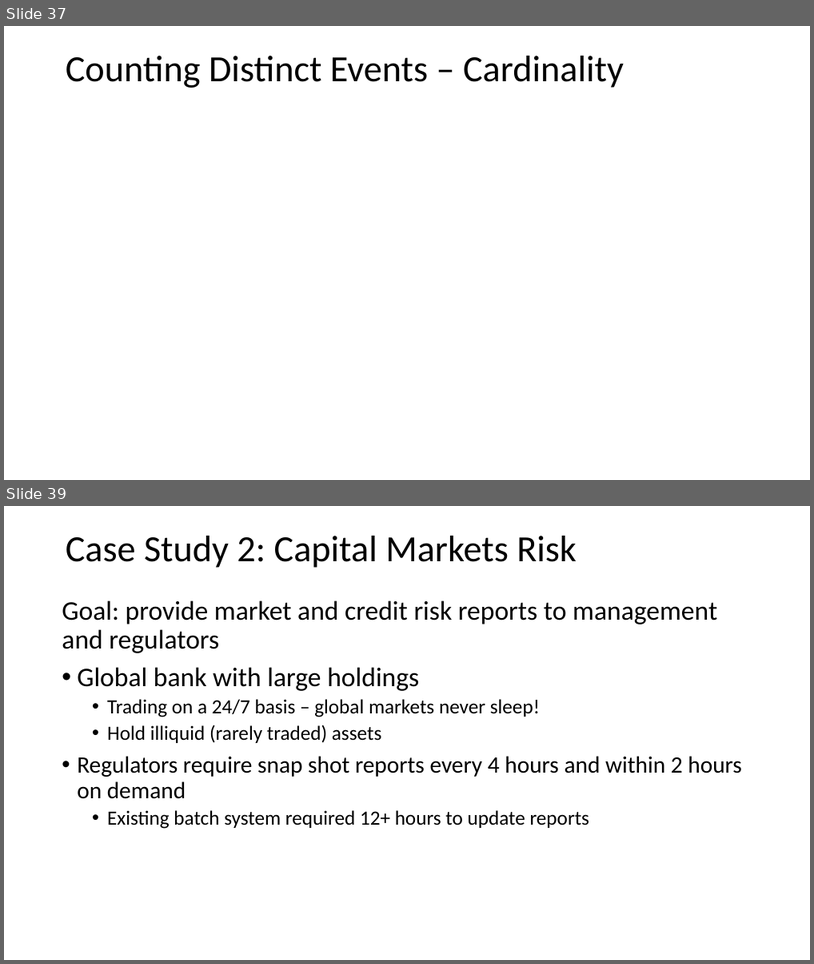
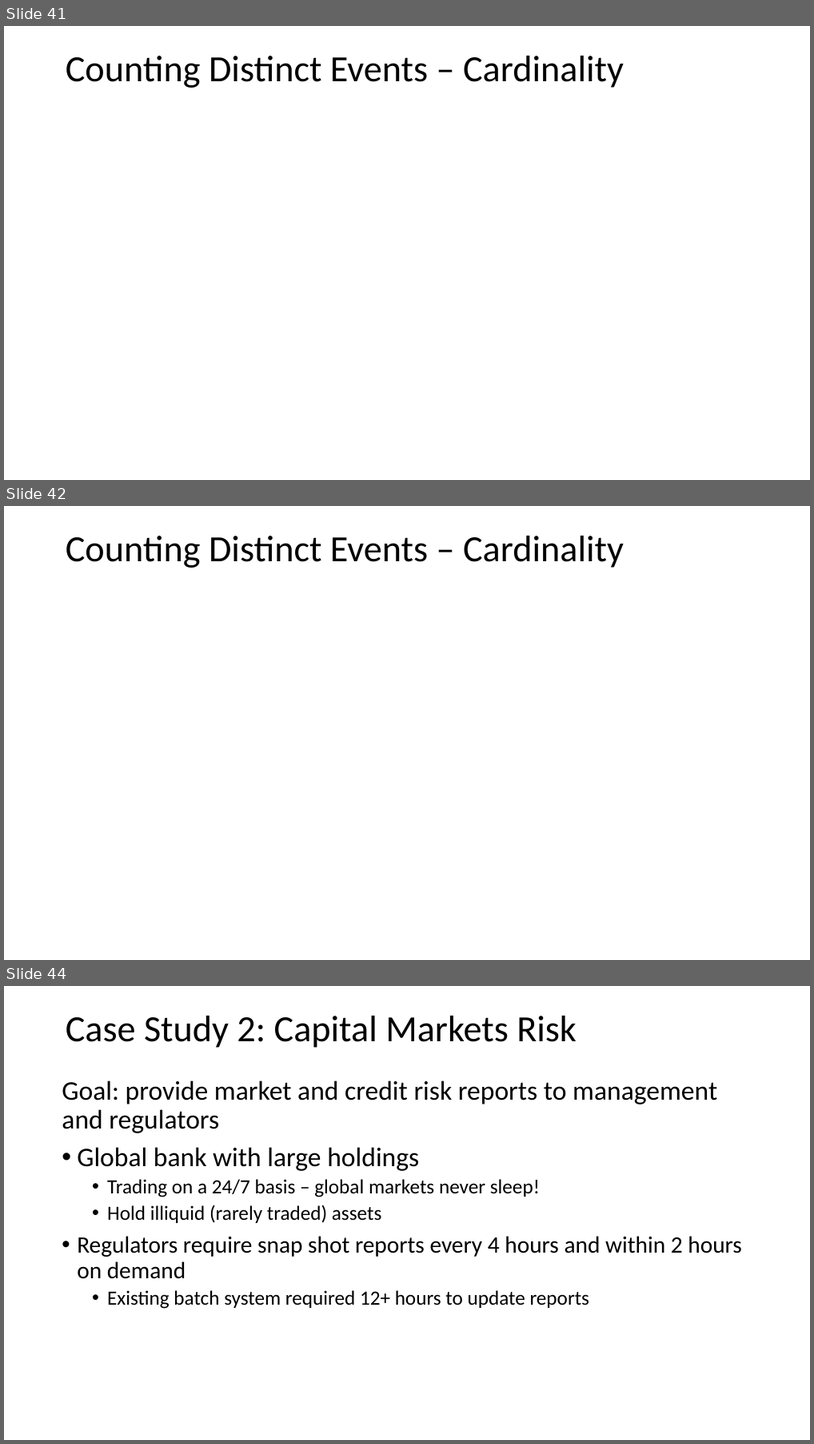
Before and after one commit to StephenElston/CSCI-E-108, a slide deck: slides/3_StreamingAnalytics.pptx. Shown one above the other, each under a label of ours: slides 37 and 39 before the commit, slides 41, 42 and 44 after it; the slides between them are not shown. The pictures are 814x964 and 814x1444 pixels, drawn with LibreOffice and Linux fonts; fonts in the diff are those of the drawing; grey boxes stand for pictures. Boxes give left, top, right and bottom in pixels: in the first picture for what was removed or moved away, otherwise in the second. Text is boxed around its words. In the diff, an @@ line names an element or a change of style, - is before the commit and + after.

```diff
--- a/slides/3_StreamingAnalytics.pptx
+++ b/slides/3_StreamingAnalytics.pptx
@@ slide 42 added at <box>4,506,810,960</box>, background #FFFFFF @@
@@ text added at <box>66,536,624,568</box>, 44 pt, text #000000 @@
+Counting Distinct Events – Cardinality
@@ what was slide 37 is now slide 41 @@
@@ what was slide 39 is now slide 44 @@
```
Also in this commit, not shown: 2 slides changed, 4 other slides added.
